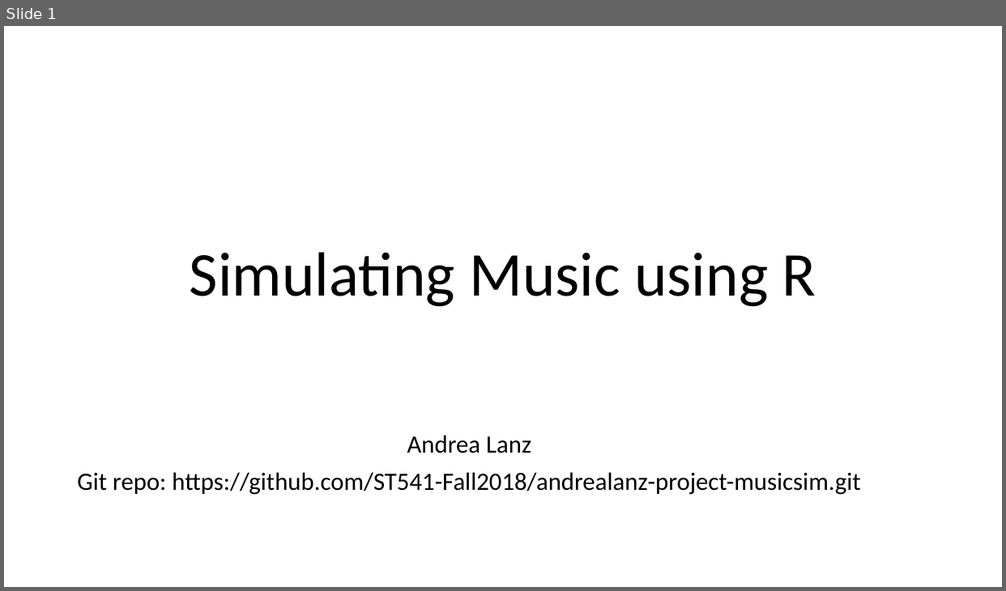
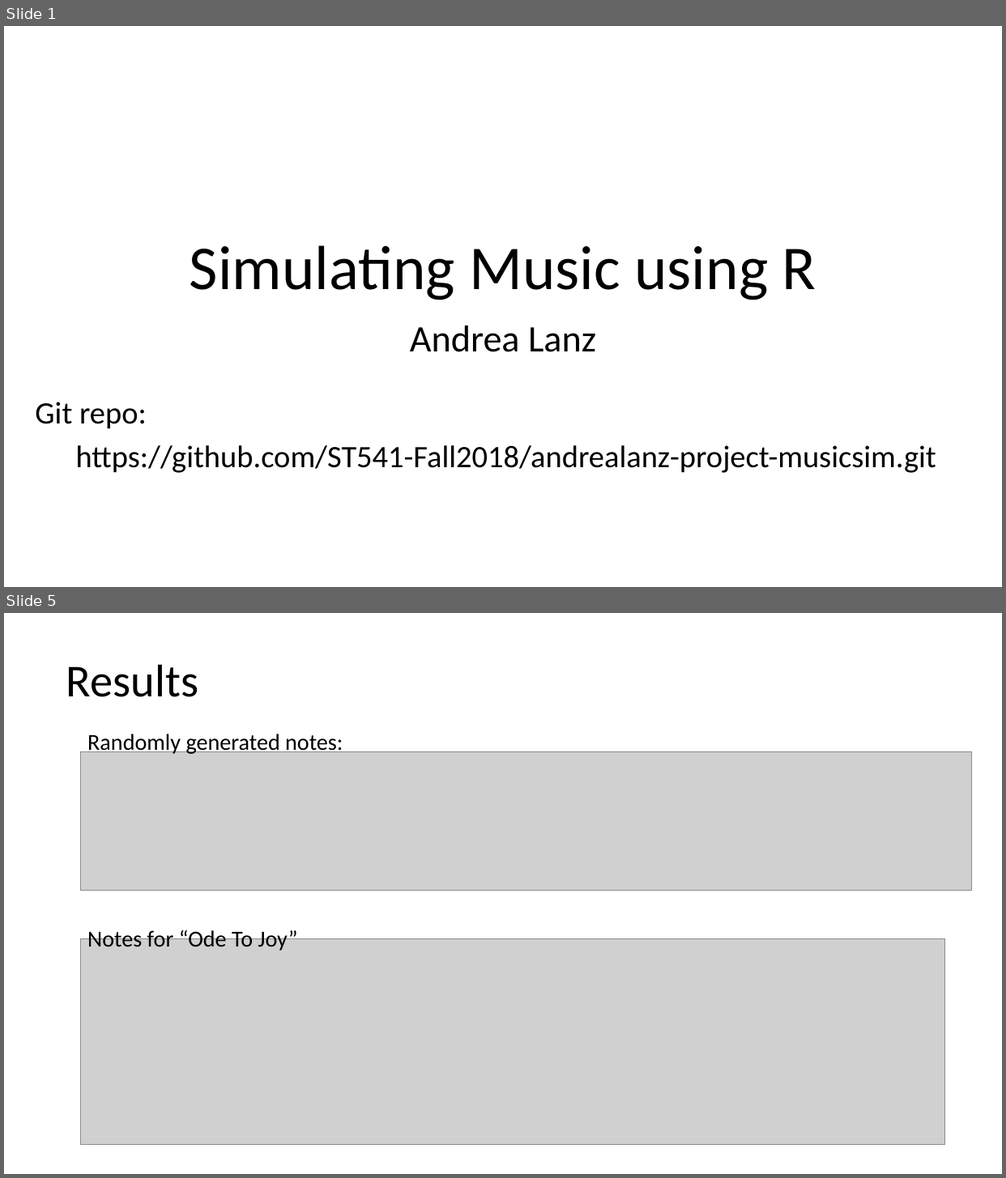
Before and after one commit to andrealanz/ST441-musicsim, a slide deck: doc/project_presentation.pptx. Shown one above the other, each under a label of ours: slide 1 before the commit, slides 1 and 5 after it; the slides between them are not shown. The pictures are 1006x591 and 1006x1178 pixels, drawn with LibreOffice and Linux fonts; fonts in the diff are those of the drawing; grey boxes stand for pictures. Boxes give left, top, right and bottom in pixels: in the first picture for what was removed or moved away, otherwise in the second. Text is boxed around its words. In the diff, an @@ line names an element or a change of style, - is before the commit and + after.

```diff
--- a/doc/project_presentation.pptx
+++ b/doc/project_presentation.pptx
@@ slide 5 added at <box>4,613,1002,1174</box>, background #FFFFFF @@
@@ title added at <box>66,664,198,697</box>, 44 pt, text #000000 @@
+Results
@@ text added at <box>87,734,343,756</box>, 22 pt, text #000000 @@
+Randomly generated notes:
@@ picture added at <box>80,752,972,890</box> @@
@@ text added at <box>87,928,298,951</box>, 22 pt, text #000000 @@
+Notes for “Ode To Joy”
@@ picture added at <box>80,939,945,1144</box> @@
@@ slide 1 changed as well @@
@@ title "Simulating Music using R": place and size @@
-title "Simulating Music using R" at <box>189,252,816,307</box>
+title "Simulating Music using R" at <box>189,246,816,301</box>
@@ text added at <box>410,326,596,352</box>, 36 pt, text #000000 @@
+Andrea Lanz
@@ subtitle at <box>35,402,936,473</box>: text changed; size 24 to 30 pt @@
-Andrea Lanz
-Git repo: https://github.com/ST541-Fall2018/andrealanz-project-musicsim.git
+Git repo:
+https://github.com/ST541-Fall2018/andrealanz-project-musicsim.git
```
Also in this commit, not shown: 4 other slides added, 4 slides removed, 1 other file.
